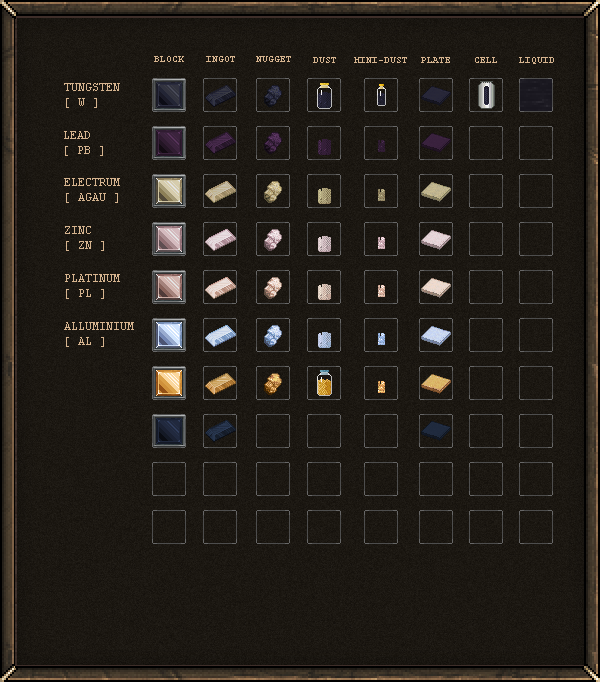
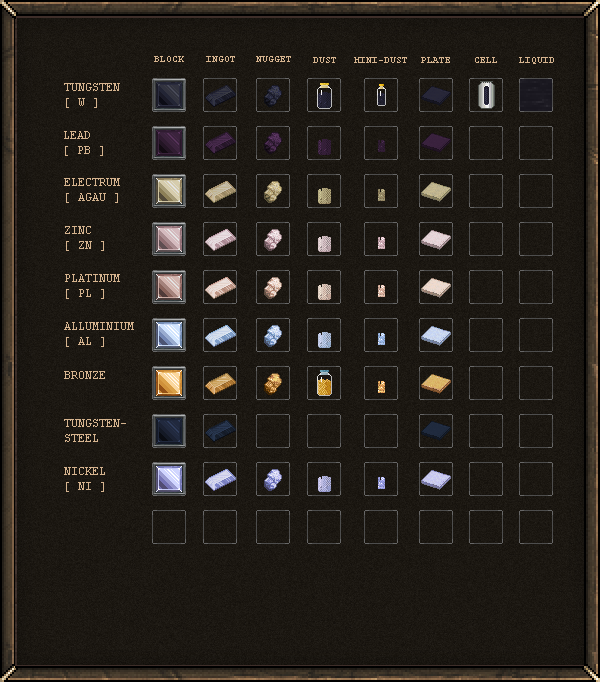
Layered file, before and after one edit (600 × 682). Changes by layer:
added layer "Tungsten- steel" in group "text" over [64, 419, 126, 442]
added layer "Nickel [ Ni ]" in group "text" over [64, 467, 105, 492]
added layer "Bronze" in group "text" over [64, 371, 105, 379]
added group "ni" with 2 layers in group "pt" over [153, 463, 451, 495]
added layer "Layer 21" (2nd of 4, in "pt" › "ni") in group "ni" over [153, 463, 185, 495]
added layer "Layer 22" (1st of 3, in "pt" › "ni") in group "ni" over [156, 466, 451, 492]
